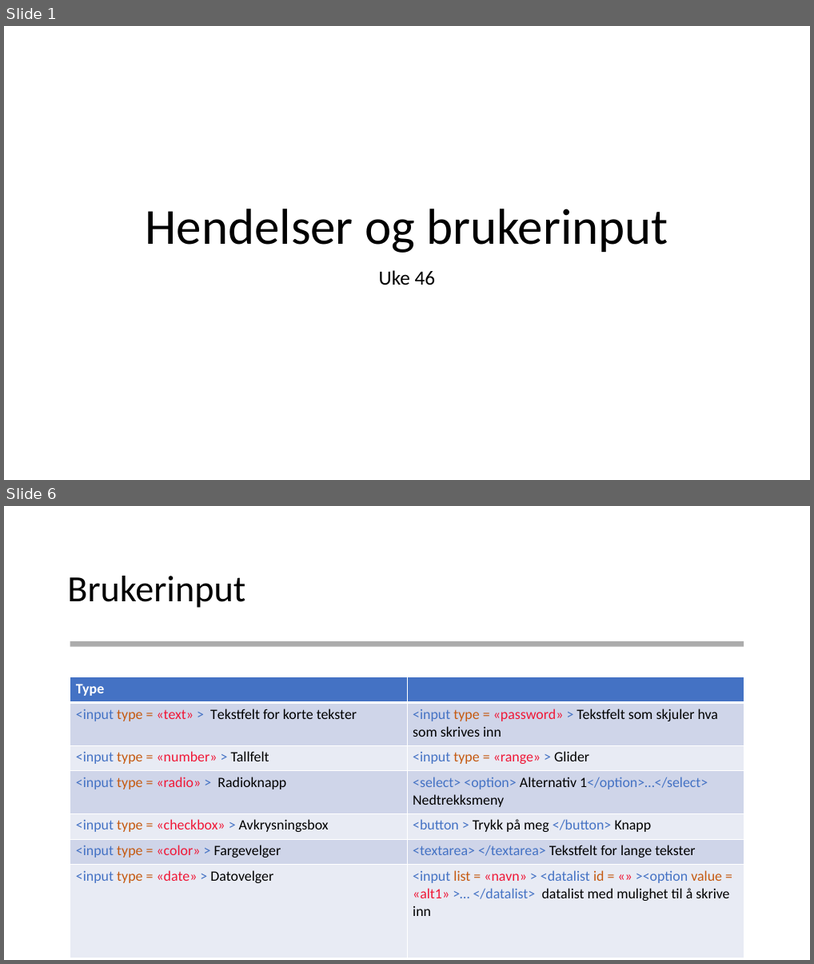
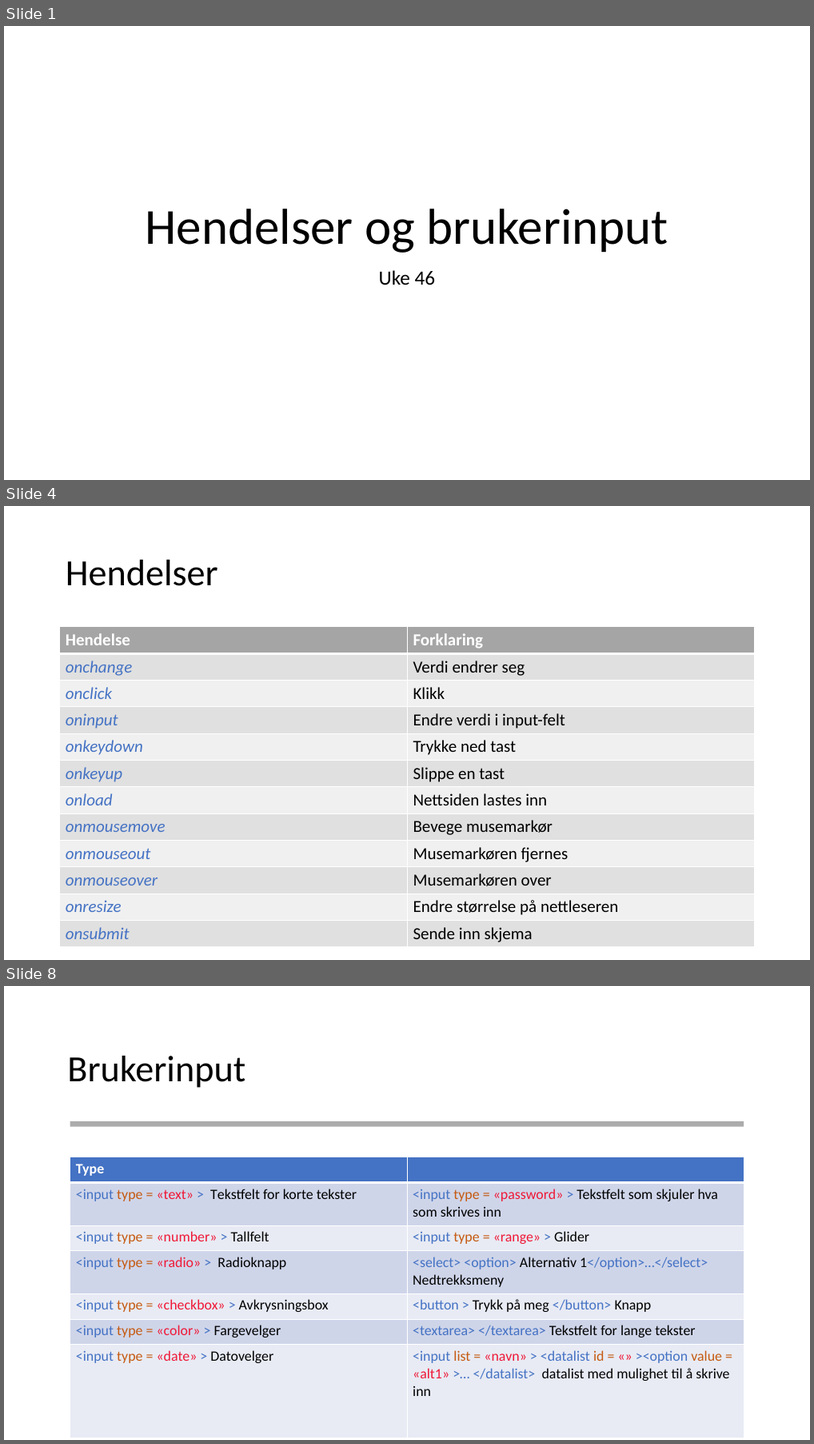
Before and after one commit to AizanM/IT2, a slide deck: Uke 46/Uke 46 Hendelser.pptx. Shown one above the other, each under a label of ours: slides 1 and 6 before the commit, slides 1, 4 and 8 after it; the slides between them are not shown. The pictures are 814x964 and 814x1444 pixels, drawn with LibreOffice and Linux fonts; fonts in the diff are those of the drawing. Boxes give left, top, right and bottom in pixels: in the first picture for what was removed or moved away, otherwise in the second. Text is boxed around its words. In the diff, an @@ line names an element or a change of style, - is before the commit and + after.

```diff
--- a/Uke 46/Uke 46 Hendelser.pptx
+++ b/Uke 46/Uke 46 Hendelser.pptx
@@ slide 4 added at (4, 506, 810, 960), background #FFFFFF @@
@@ title added at (66, 560, 218, 586), 44 pt, text #000000 @@
+Hendelser
@@ table added at (60, 627, 755, 945), 12 rows, 2 columns @@
+Hendelse | Forklaring
+onchange | Verdi endrer seg
+onclick | Klikk
+oninput | Endre verdi i input-felt
+onkeydown | Trykke ned tast
+onkeyup | Slippe en tast
+onload | Nettsiden lastes inn
+onmousemove | Bevege musemarkør
+onmouseout | Musemarkøren fjernes
+onmouseover | Musemarkøren over
+onresize | Endre størrelse på nettleseren
+onsubmit | Sende inn skjema
@@ what was slide 6 is now slide 8 @@
```
Also in this commit, not shown: 3 slides changed, 7 other slides added, 3 slides removed, 31 other files.
